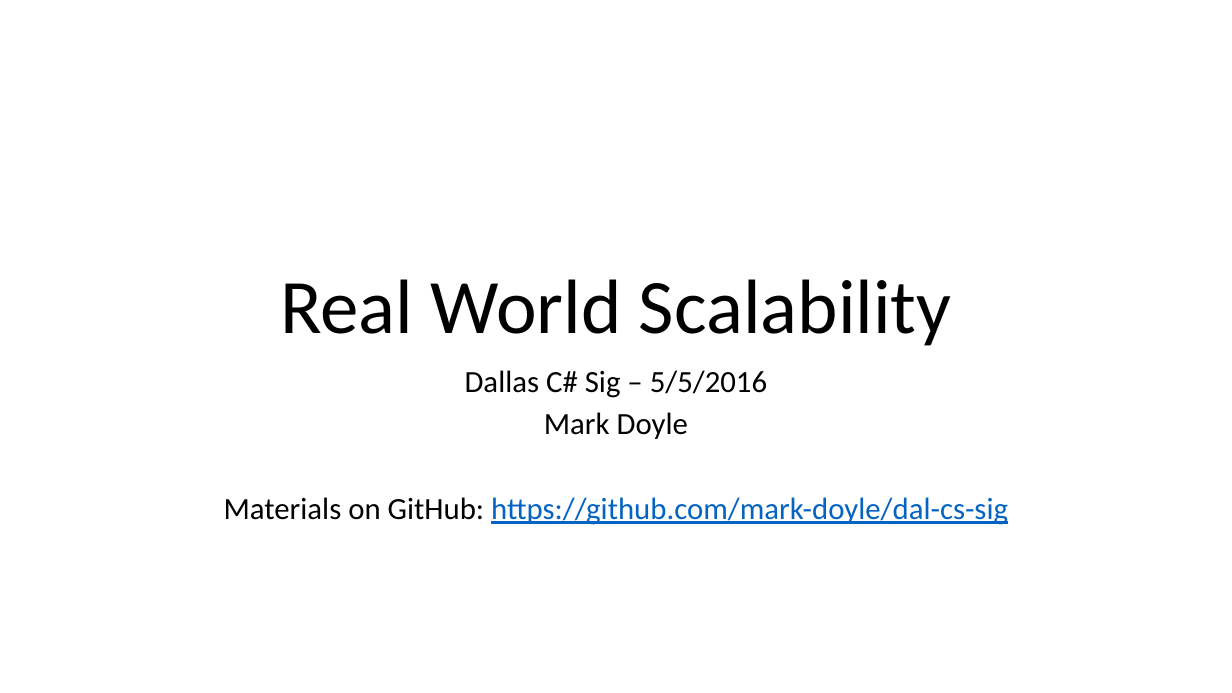
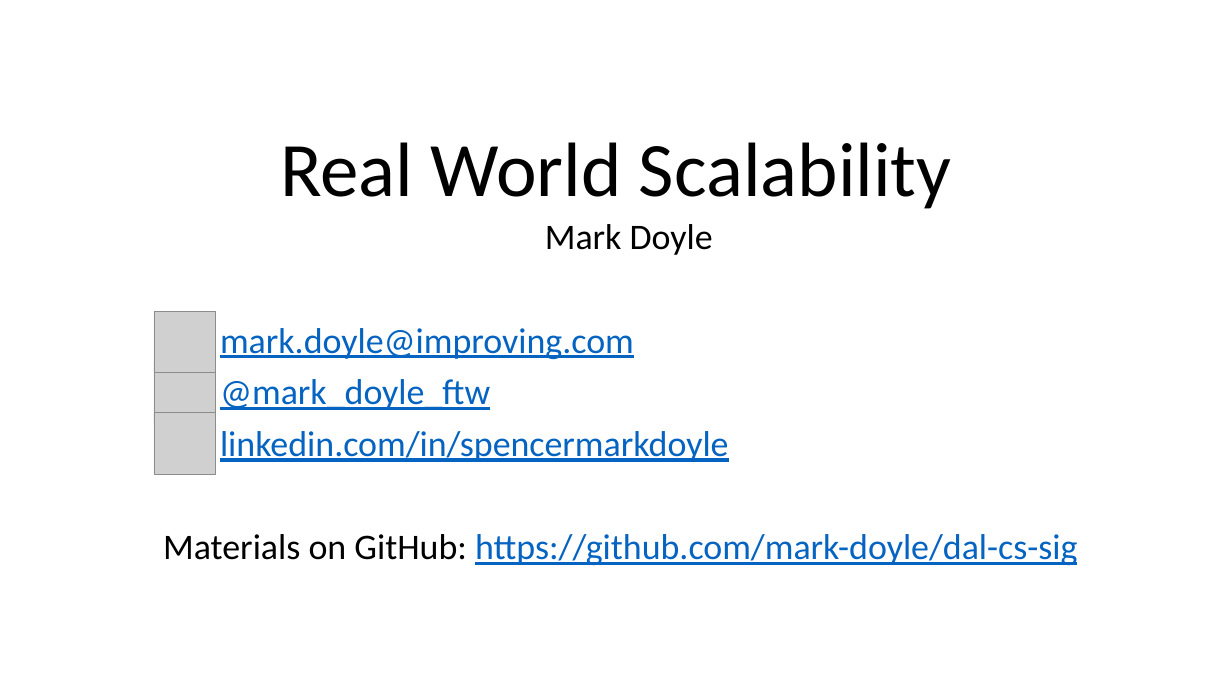
Before and after one commit to mark-doyle/dal-cs-sig, a slide deck: slide 1 of RealWorldScalability/Real World Scalability.pptx. Drawn at 1232x693 pixels with LibreOffice and Linux fonts; fonts in the diff are those of the drawing; grey boxes stand for pictures. Boxes give left, top, right and bottom in pixels: in the first picture for what was removed or moved away, otherwise in the second. Text is boxed around its words. In the diff, an @@ line names an element or a change of style, - is before the commit and + after.

```diff
--- a/RealWorldScalability/Real World Scalability.pptx
+++ b/RealWorldScalability/Real World Scalability.pptx
@@ title "Real World Scalability": place and size @@
-title "Real World Scalability" at (280,279,952,346)
+title "Real World Scalability" at (280,142,952,209)
@@ subtitle "Mark Doyle": place and size @@
-subtitle "Mark Doyle" at (224,370,1008,525)
+subtitle "Mark Doyle" at (163,224,1078,565)
@@ subtitle at (163,224,1078,565): size 24 to 28 pt in "Mark Doyle", "Materials on GitHub: https://github.com/mark-doyle/dal-cs-si ..."; line spacing 0.8 to 0.9; alignment centre to left @@
@@ picture added at (154,311,216,373) @@
@@ subtitle at (220,328,729,462): paragraphs added @@
+mark.doyle@improving.com
+@mark_doyle_ftw
+linkedin.com/in/spencermarkdoyle
@@ picture added at (154,362,216,424) @@
@@ subtitle at (465,370,767,398): paragraph removed @@
-Dallas C# Sig – 5/5/2016
@@ picture added at (154,413,216,475) @@
```
Also in this commit, not shown: 7 other slides changed, 2 other files.
